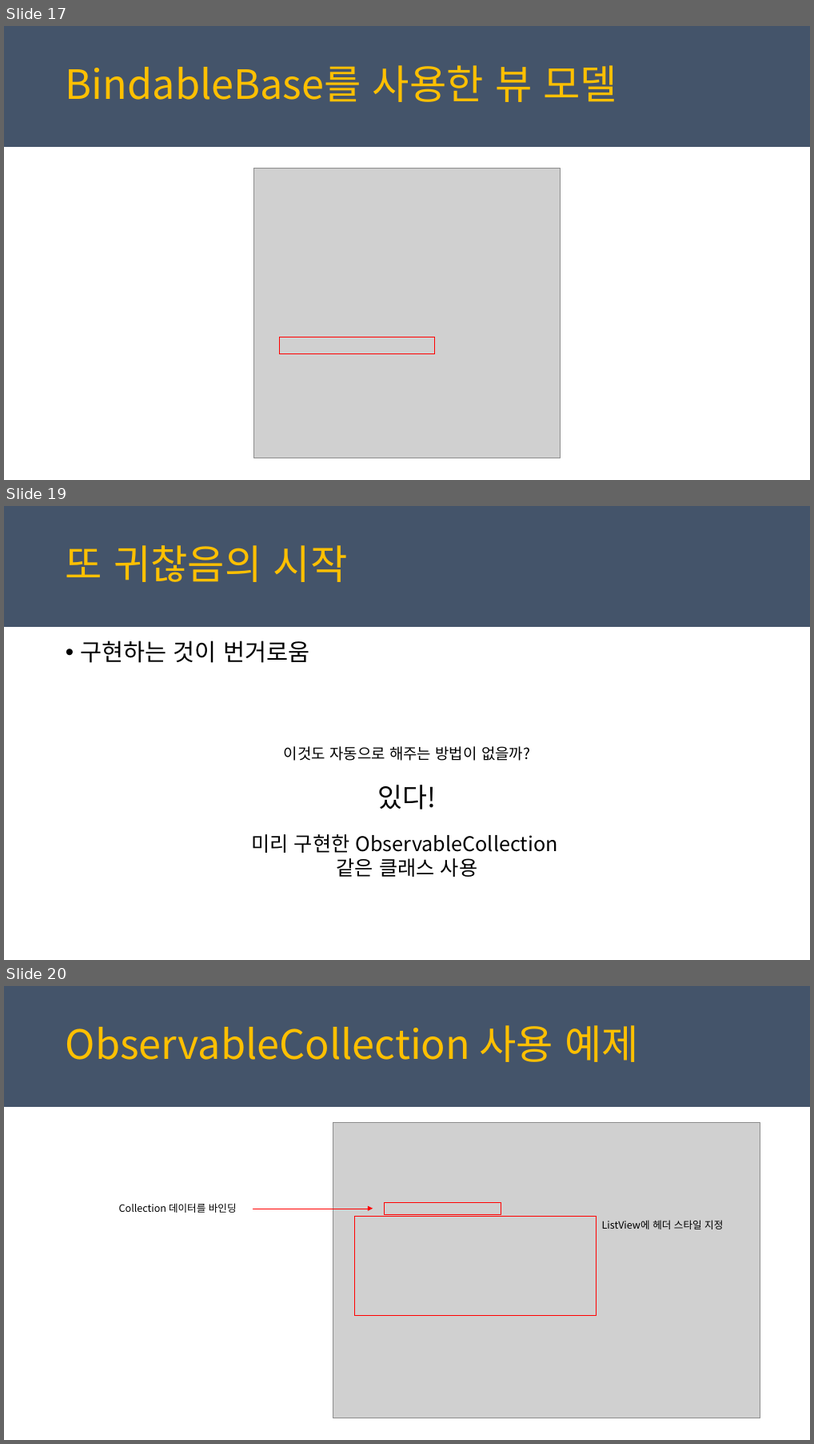
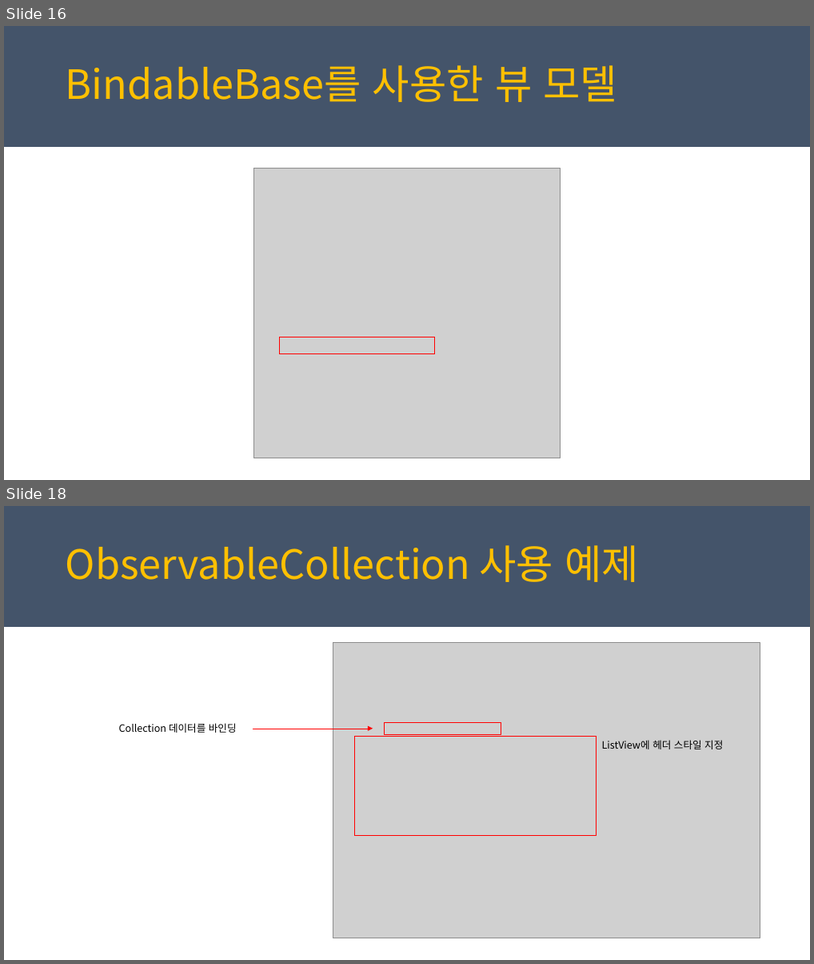
Before and after one commit to juniair/Summary-PPT, a slide deck: PRISM_MVVM_사용.pptx. Shown one above the other, each under a label of ours: slides 17, 19 and 20 before the commit, slides 16 and 18 after it; the slides between them are not shown. The pictures are 814x1444 and 814x964 pixels, drawn with LibreOffice and Linux fonts; fonts in the diff are those of the drawing; grey boxes stand for pictures. Boxes give left, top, right and bottom in pixels: in the first picture for what was removed or moved away, otherwise in the second. Text is boxed around its words. In the diff, an @@ line names an element or a change of style, - is before the commit and + after.

```diff
--- a/PRISM_MVVM_사용.pptx
+++ b/PRISM_MVVM_사용.pptx
@@ slide 19 removed at (4, 506, 810, 960), background #FFFFFF; not listed: 1 template element that a slide beside it also shows @@
@@ text removed at (66, 545, 348, 582) @@
-또 귀찮음의 시작
@@ text removed at (81, 640, 310, 663) @@
-• 구현하는 것이 번거로움
@@ text removed at (252, 746, 558, 876) @@
-이것도 자동으로 해주는 방법이 없을까?
-있다!
-미리 구현한 ObservableCollection
-같은 클래스 사용
@@ what was slide 17 is now slide 16 @@
@@ what was slide 20 is now slide 18 @@
```
Also in this commit, not shown: 5 slides changed, 1 other slide removed, 19 other files.
